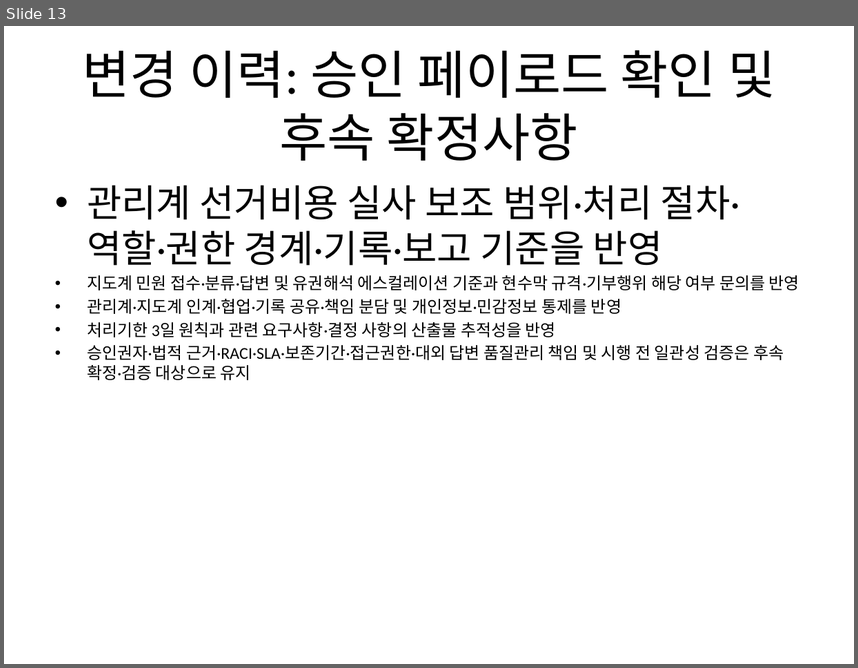
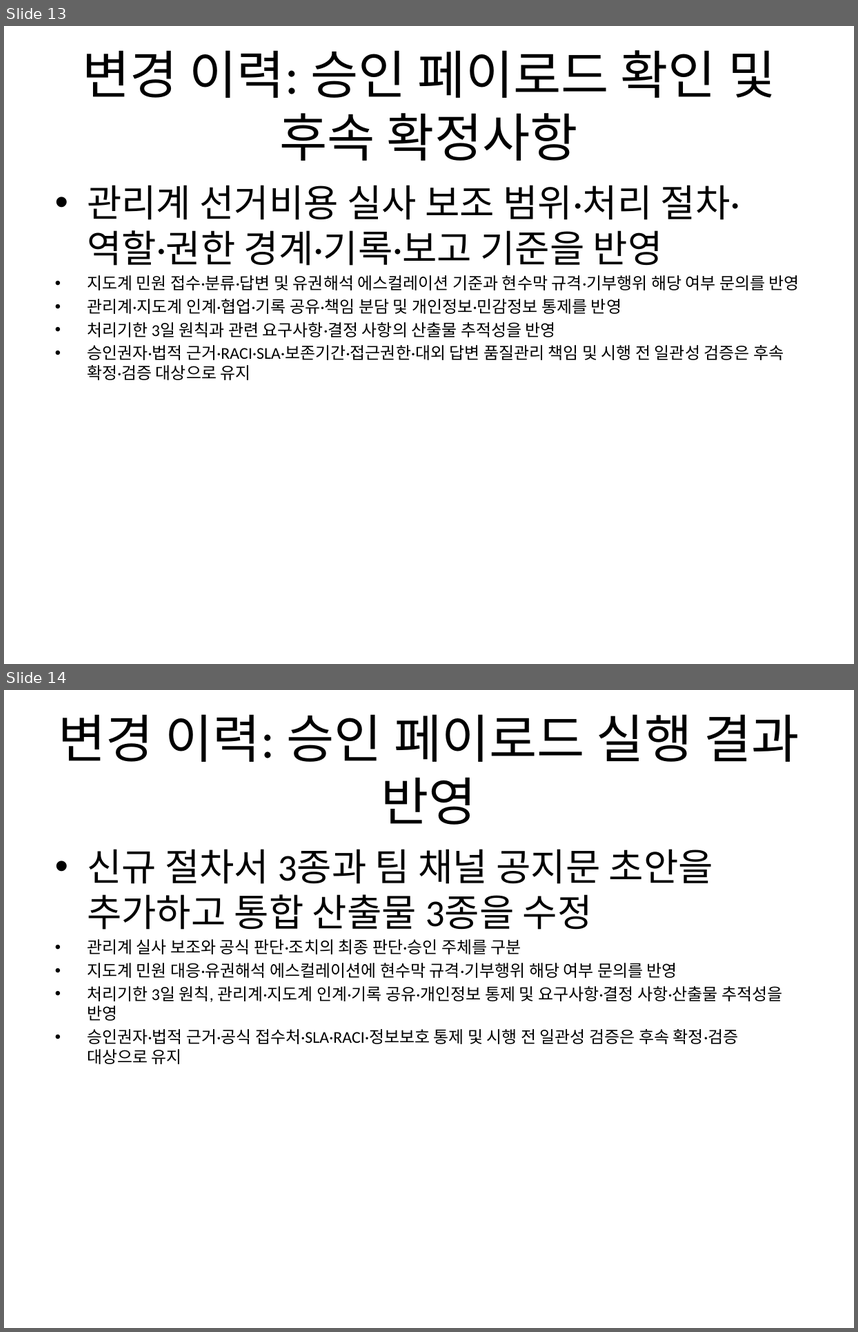
Before and after one commit to Abraxaspark91/n8n_termpjt, a slide deck: scenarios/S10_election_office_support/deliverables/선관위_업무브리핑_덱.pptx. Shown one above the other, each under a label of ours: slide 13 before the commit, slides 13 and 14 after it. The pictures are 858x668 and 858x1332 pixels, drawn with LibreOffice and Linux fonts; fonts in the diff are those of the drawing. Boxes give left, top, right and bottom in pixels: in the first picture for what was removed or moved away, otherwise in the second. Text is boxed around its words. In the diff, an @@ line names an element or a change of style, - is before the commit and + after.

```diff
--- a/scenarios/S10_election_office_support/deliverables/선관위_업무브리핑_덱.pptx
+++ b/scenarios/S10_election_office_support/deliverables/선관위_업무브리핑_덱.pptx
@@ slide 14 added at (x1=4, y1=690, x2=854, y2=1328), background #FFFFFF @@
@@ title added at (x1=58, y1=714, x2=800, y2=825), 44 pt, text #000000 @@
+변경 이력: 승인 페이로드 실행 결과 반영
@@ text added at (x1=87, y1=849, x2=782, y2=1064), 14 pt, text #000000 @@
+• 신규 절차서 3종과 팀 채널 공지문 초안을 추가하고 통합 산출물 3종을 수정
+• 관리계 실사 보조와 공식 판단·조치의 최종 판단·승인 주체를 구분
+• 지도계 민원 대응·유권해석 에스컬레이션에 현수막 규격·기부행위 해당 여부 문의를 반영
+• 처리기한 3일 원칙, 관리계·지도계 인계·기록 공유·개인정보 통제 및 요구사항·결정 사항·산출물 추적성을 반영
+• 승인권자·법적 근거·공식 접수처·SLA·RACI·정보보호 통제 및 시행 전 일관성 검증은 후속 확정·검증 대상으로 유지
```
Also in this commit, not shown: 1 slide changed, 8 other files.
